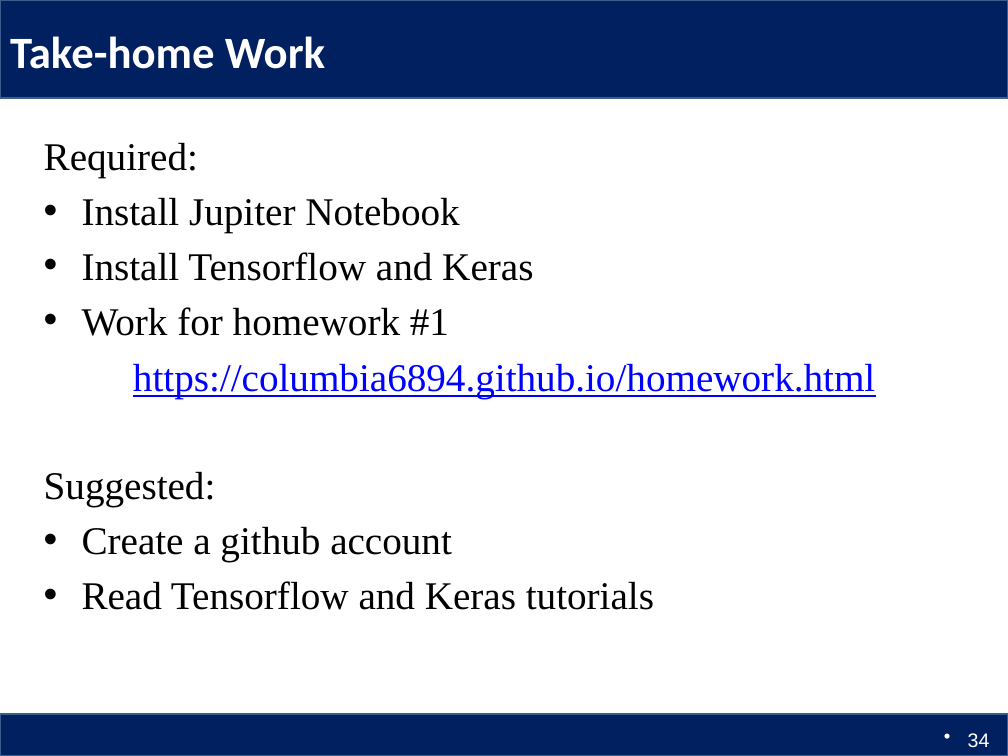
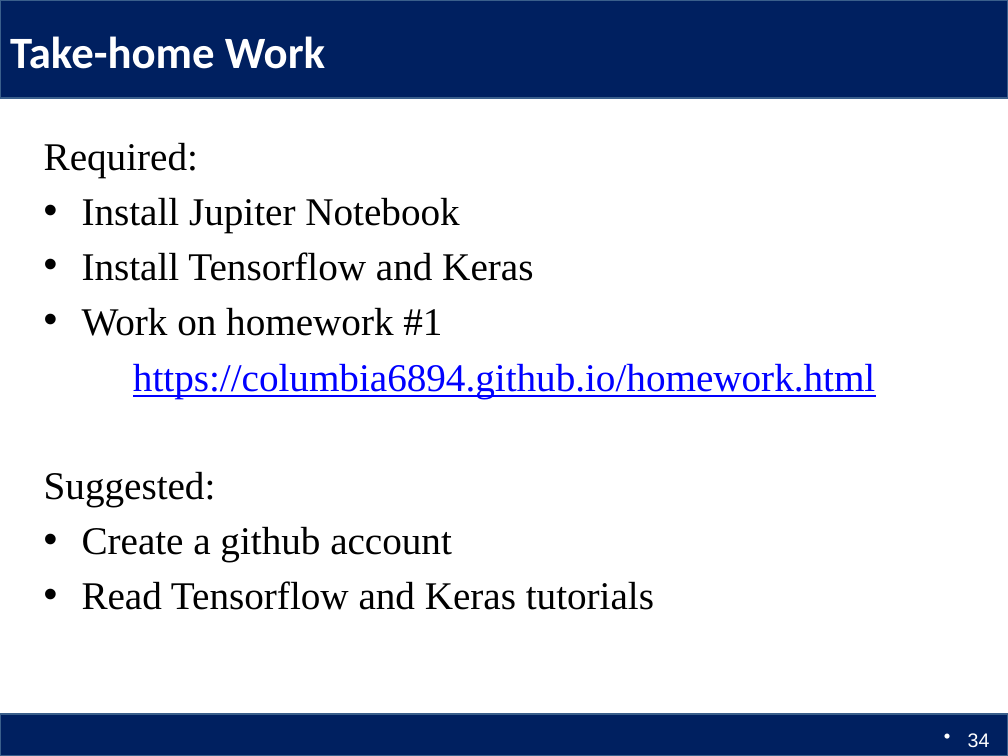
Before and after one commit to Columbia6894/Columbia6894.github.io, a slide deck: slide 34 of lecture/lecture1_llcao.pptx. Drawn at 1008x756 pixels with LibreOffice and Linux fonts; fonts in the diff are those of the drawing. Boxes give left, top, right and bottom in pixels: in the first picture for what was removed or moved away, otherwise in the second. Text is boxed around its words. In the diff, an @@ line names an element or a change of style, - is before the commit and + after.

```diff
--- a/lecture/lecture1_llcao.pptx
+++ b/lecture/lecture1_llcao.pptx
@@ text at [82, 307, 442, 336]: text changed @@
-• Work for homework #1
+• Work on homework #1
```
Also in this commit, not shown: 7 other slides changed, 1 other file.
